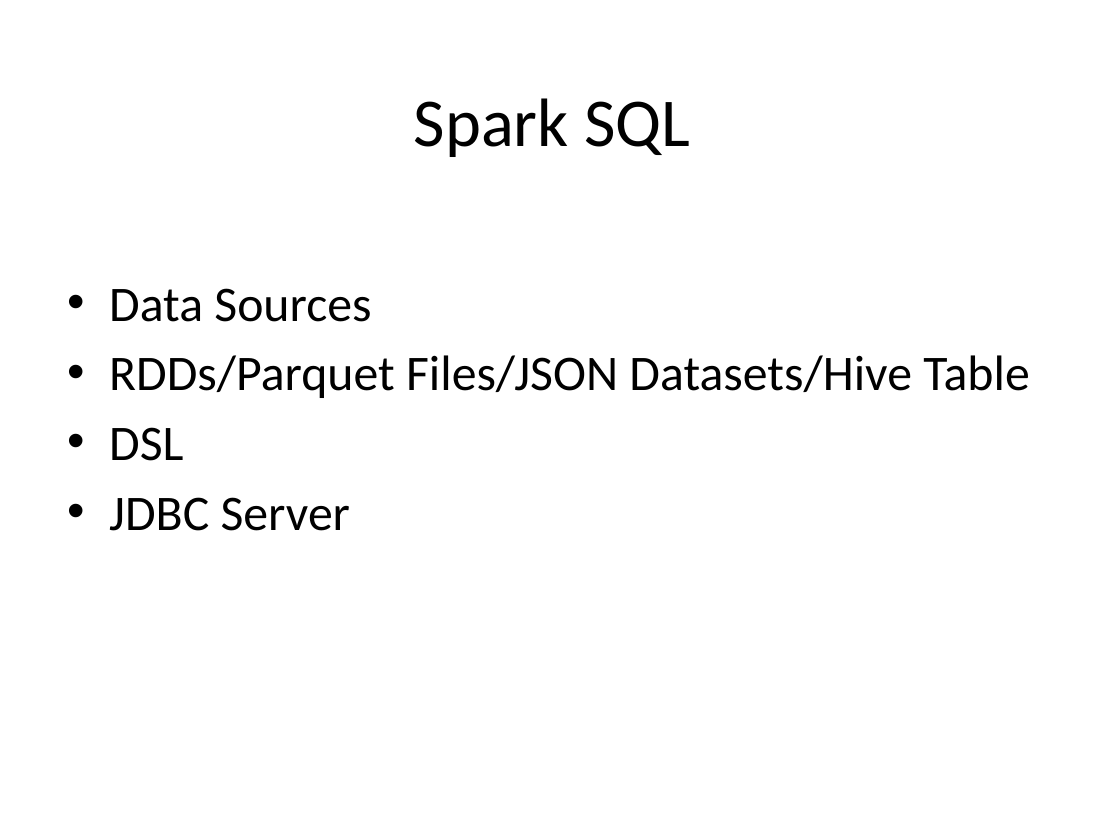
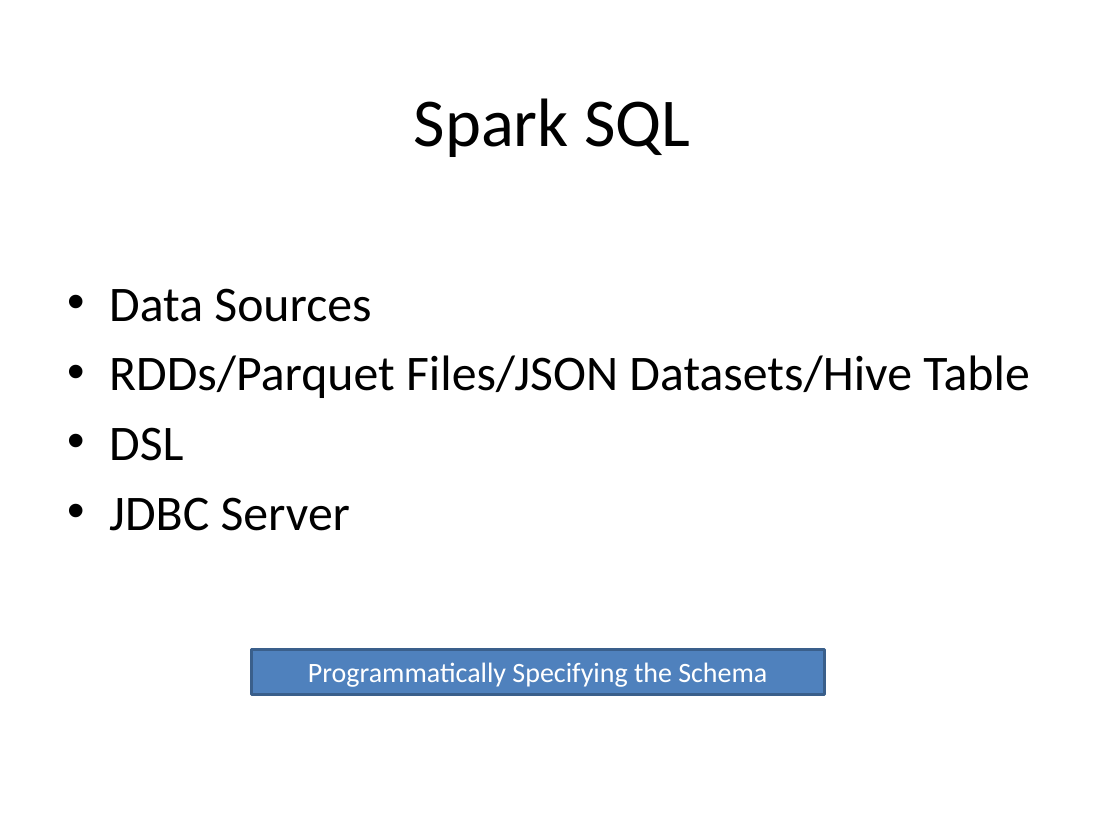
Before and after one commit to CrazyJvm/myslide, a slide deck: slide 23 of SACC2014/SACC2014.pptx. Drawn at 1120x840 pixels with LibreOffice and Linux fonts; fonts in the diff are those of the drawing; background and template pictures are left out. Boxes give left, top, right and bottom in pixels: in the first picture for what was removed or moved away, otherwise in the second. Text is boxed around its words. In the diff, an @@ line names an element or a change of style, - is before the commit and + after.

Commit message:
Programmatically Specifying the Schema

```diff
--- a/SACC2014/SACC2014.pptx
+++ b/SACC2014/SACC2014.pptx
@@ rectangle added at [251,650,824,694], fill #4F81BD, outline #3A5F8C 2 pt, 18 pt, text #FFFFFF @@
+Programmatically Specifying the Schema
```
Also in this commit, not shown: 4 other files.
